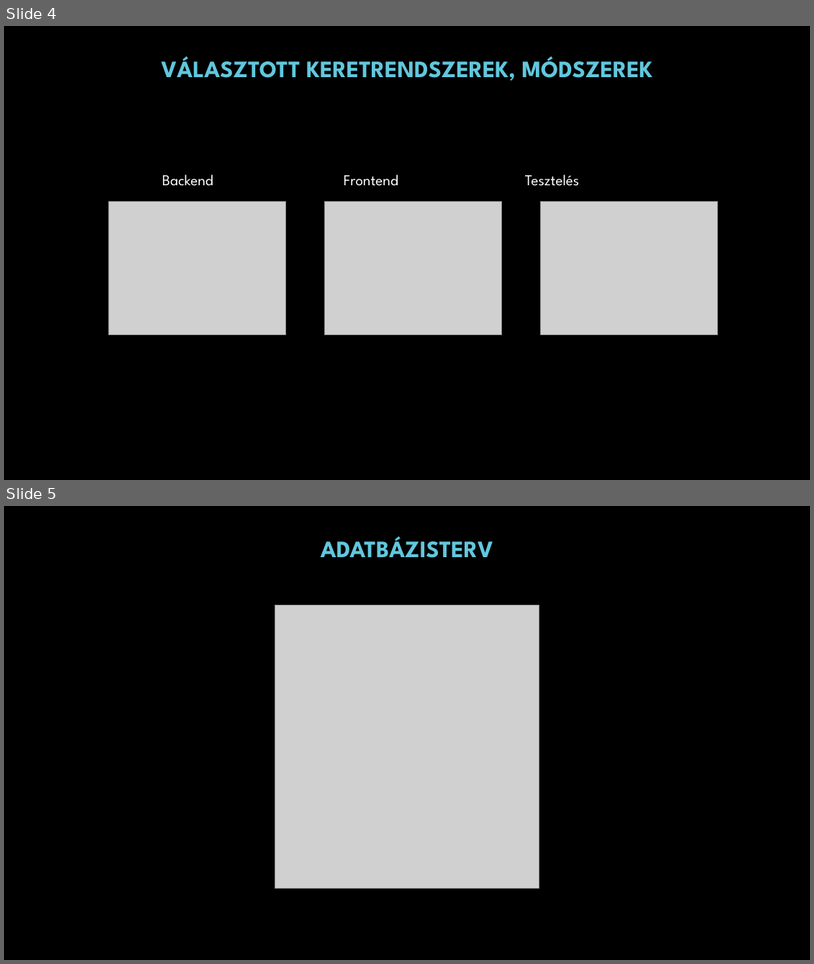
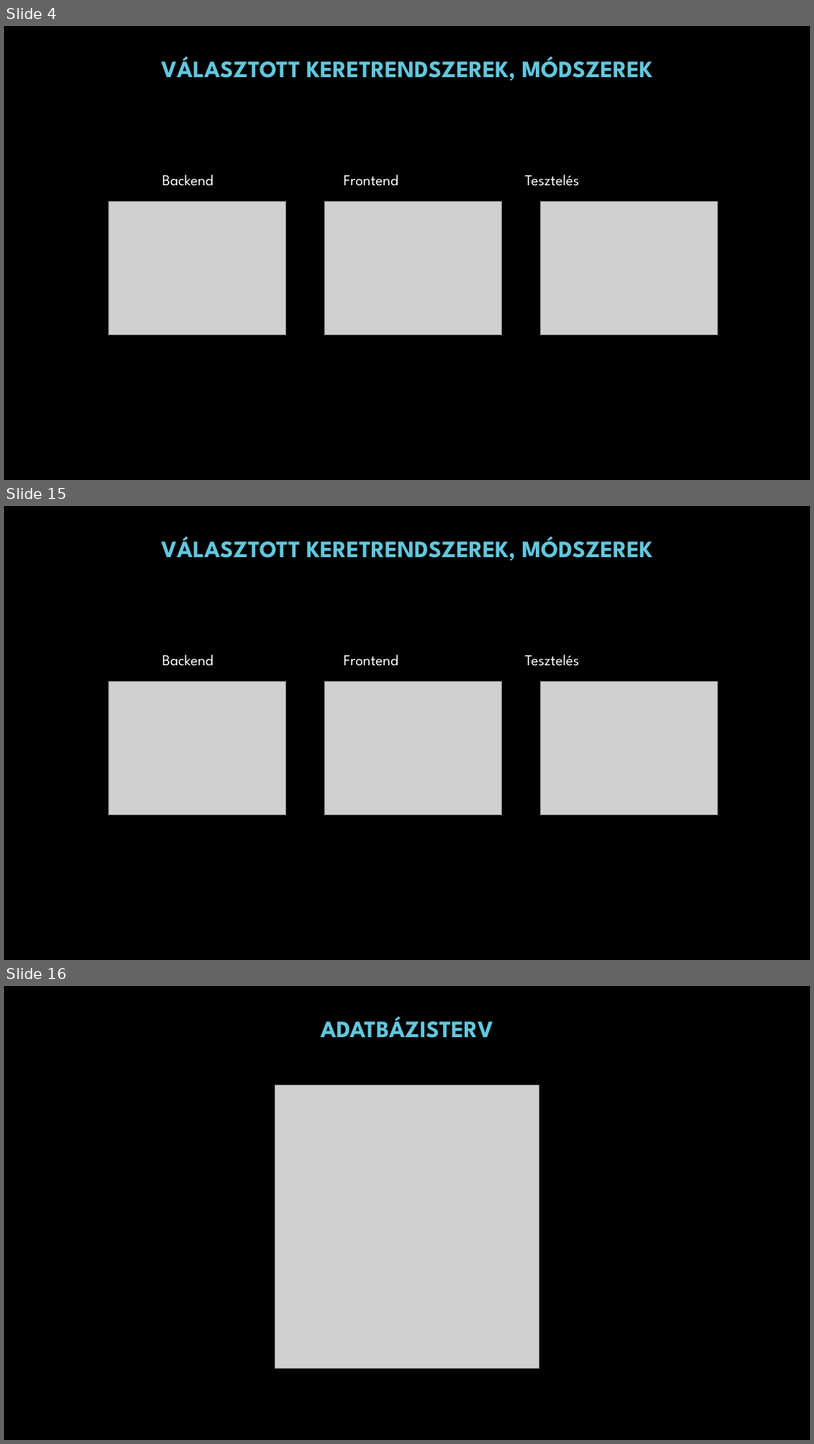
Before and after one commit to Harvester667/KTCH_Project_TeneT, a slide deck: Hairdressair_prezentáció.pptx. Shown one above the other, each under a label of ours: slides 4 and 5 before the commit, slides 4, 15 and 16 after it; the slides between them are not shown. The pictures are 814x964 and 814x1444 pixels, drawn with LibreOffice and Linux fonts; fonts in the diff are those of the drawing; grey boxes stand for pictures; background and template pictures are left out. Boxes give left, top, right and bottom in pixels: in the first picture for what was removed or moved away, otherwise in the second. Text is boxed around its words. In the diff, an @@ line names an element or a change of style, - is before the commit and + after.

Commit message:
Backend ppt update

```diff
--- a/Hairdressair_prezentáció.pptx
+++ b/Hairdressair_prezentáció.pptx
@@ slide 15 added at (x1=4, y1=506, x2=810, y2=960), background picture (left out) @@
@@ rectangle added at (x1=4, y1=525, x2=810, y2=572), fill #000000 at 50% opacity @@
@@ text added at (x1=161, y1=536, x2=653, y2=561), 28 pt, text #61C7DD, bold @@
+VÁLASZTOTT KERETRENDSZEREK, MÓDSZEREK
@@ text added at (x1=162, y1=654, x2=579, y2=666), 18 pt, text #FFFFFF @@
+Backend Frontend Tesztelés
@@ picture added at (x1=108, y1=682, x2=286, y2=815) @@
@@ picture added at (x1=324, y1=682, x2=502, y2=815) @@
@@ picture added at (x1=541, y1=682, x2=718, y2=815) @@
@@ what was slide 5 is now slide 16 @@
```
Also in this commit, not shown: 10 other slides added.
